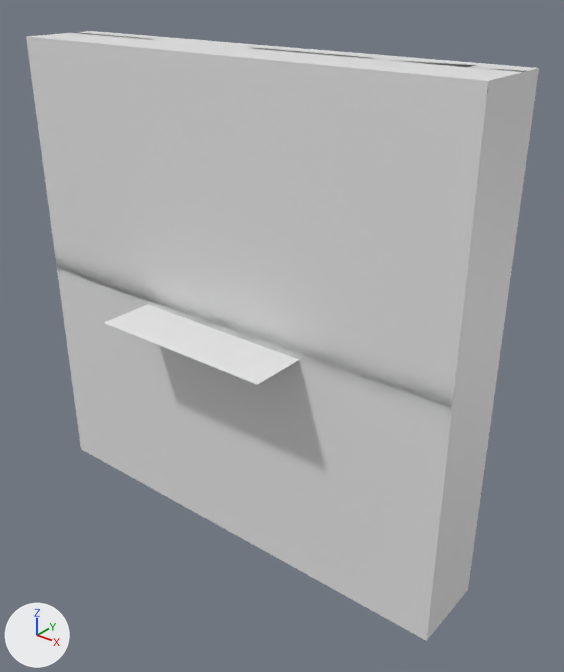
The Blender file Assets/Mesh/wall.blend as it was, and as the next commit left it.
One viewpoint serves both versions: a 50 mm lens placed at (4.79, -5.41, 5.72), pointed at (0.35, 0.14, 2.28). Lighting does not change. The marker at lower left points along +X, +Y and +Z.

In view in the first picture: 'Cube', 'Cube_cell.002_cell.002', 'Cube_cell.002_cell.003', 'Cube_cell.003_cell.001', 'Cube_cell.004_cell', 'Cube_cell.004_cell.003_cell', 'Cube_cell.004_cell.003_cell.002', 'Cube_cell.004_cell.003_cell.003', 'Cube_cell.004_cell.004_cell.003', 'Cube_cell.006_cell', 'Cube_cell.007', 'Pieces'.
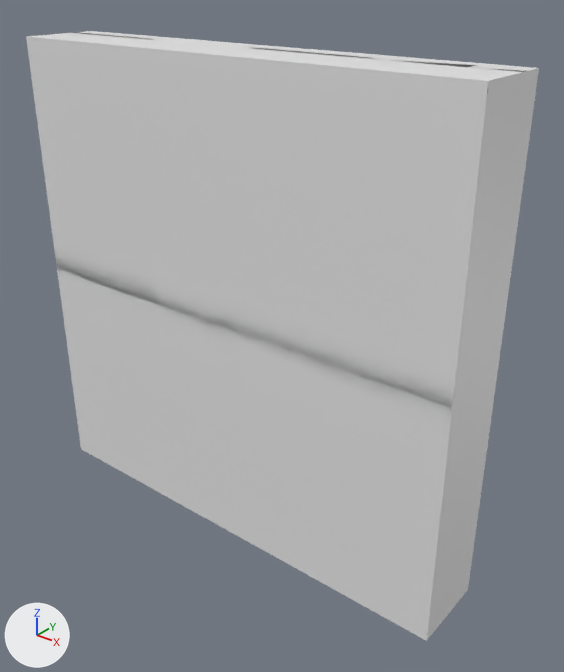
Commit message: wall blend file update

Pixel boxes (x1, y1, x2, y2) of what changed, in the pictures (564 x 672 px):
'Pieces', hidden
    before: (104, 304, 299, 385)

What the commit changed:
Object 'Pieces' (ob_pieces) is now hidden.
